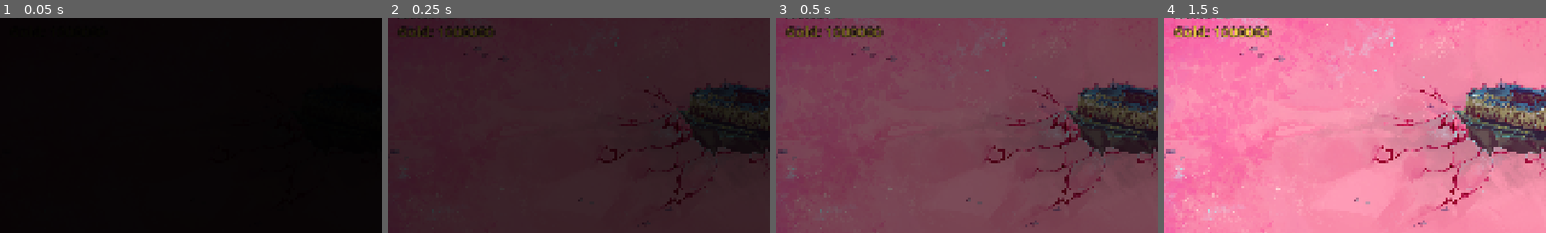
Above: before the commit, frames 1-4 (left to right).
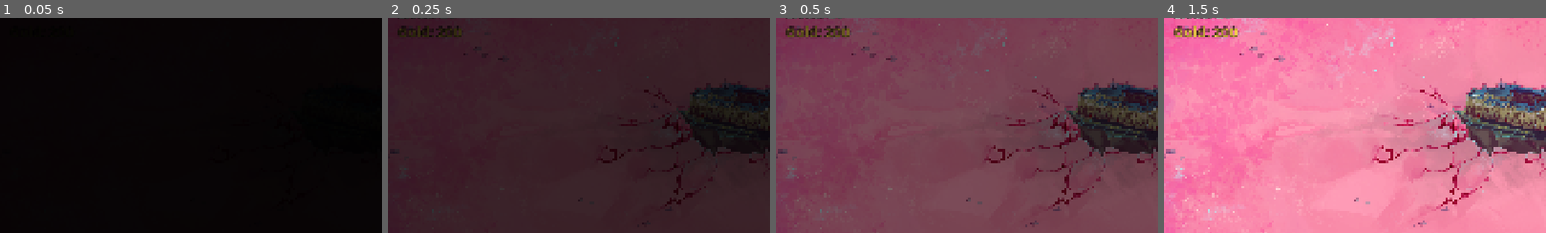
Above: after the commit, the same moments.

Repository: MaxMacDonald/world-changing-gj
Game: Godot game, scene res://scenes/levels/level1.tscn
Same seed, same stepped clock (60 frames per second), same inputs: the game is played once before the commit and once after it.
Inputs (mouse positions are % of the whole screen's width and height, from its top left):
- Up to frame 1 (0.05 s): no input
- Up to frame 2 (0.25 s): no input
- Up to frame 3 (0.5 s): no input
- Up to frame 4 (1.5 s): tap Enter (ui_accept) at 0.5, 0.77, 1.25 s; move the mouse to (72, 45) at 0.52 s; hold Shift 0.53-1.25 s; click (72, 45) at 0.67 s; drag from (30, 55) to (13, 97) at 1.27 s
The pictures show only the part of the screen within x 0-50%, y 5-55%; the shares and areas given below are measured in that part.

The runs differ from the first frame. In frame 2, 0.3% of the frame differs, in the area x 12-29%, y 3-9%; in frame 3, 0.4%; in frame 4, 0.5%.

Commit message:
Waves

Diff:
--- a/scenes/build/wallet.gd
+++ b/scenes/build/wallet.gd
@@ -3,7 +3,7 @@
 
 signal changed(amount: int)
 
-@export var starting_money := 1000000 # Should be 200 but set to 1 million for debugging since game is too hard right now
+@export var starting_money := 200 # Should be 200 but set to 1 million for debugging since game is too hard right now
 
 var money := 0
 
--- a/scenes/levels/level1.tscn
+++ b/scenes/levels/level1.tscn
@@ -46,6 +46,22 @@
 
 [node name="SpawnPoints" type="Node2D" parent="." unique_id=984475403]
 
+[node name="SpawnTopRight" type="Area2D" parent="SpawnPoints" unique_id=818378954]
+position = Vector2(1800, 250)
+script = ExtResource("5_spawnpt")
+
+[node name="CollisionShape2D" type="CollisionShape2D" parent="SpawnPoints/SpawnTopRight" unique_id=758686571]
+position = Vector2(-14, 28)
+shape = SubResource("RectangleShape2D_right")
+
+[node name="SpawnTopLeft" type="Area2D" parent="SpawnPoints" unique_id=1765345406]
+position = Vector2(100, 300)
+script = ExtResource("5_spawnpt")
+
+[node name="CollisionShape2D" type="CollisionShape2D" parent="SpawnPoints/SpawnTopLeft" unique_id=1665821634]
+position = Vector2(-14, 28)
+shape = SubResource("RectangleShape2D_right")
+
 [node name="SpawnLeft" type="Area2D" parent="SpawnPoints" unique_id=1475097196]
 position = Vector2(250, 1052)
 script = ExtResource("5_spawnpt")
@@ -58,6 +74,14 @@
 script = ExtResource("5_spawnpt")
 
 [node name="CollisionShape2D" type="CollisionShape2D" parent="SpawnPoints/SpawnRight" unique_id=739722200]
+shape = SubResource("RectangleShape2D_right")
+
+[node name="SpawnBottom" type="Area2D" parent="SpawnPoints" unique_id=130081655]
+position = Vector2(990, 1016)
+script = ExtResource("5_spawnpt")
+
+[node name="CollisionShape2D" type="CollisionShape2D" parent="SpawnPoints/SpawnBottom" unique_id=40352145]
+position = Vector2(-14, 28)
 shape = SubResource("RectangleShape2D_right")
 
 [node name="Homebase" parent="." unique_id=31041920 instance=ExtResource("4_bfxgj")]
--- a/scenes/levels/level_1_waves.gd
+++ b/scenes/levels/level_1_waves.gd
@@ -17,95 +17,106 @@
 	# Wave 1 - Just basic slimes
 	{
 		"spawns": [
-			{"enemy": "basic", "point": "SpawnLeft", "count": 5, "interval": 1.5},
+			{"enemy": "basic", "point": "SpawnLeft", "count": 10, "interval": 3.25}, # Needs to be way quicker
 		],
-		"time_after": 5.0,
+		"time_after": 10.0,
 	},
 	# Wave 2 - Slimes from two directions
 	{
 		"spawns": [
-			{"enemy": "basic", "point": "SpawnLeft", "count": 6, "interval": 1.0},
-			{"enemy": "basic", "point": "SpawnRight", "count": 4, "interval": 1.5, "delay": 3.0},
+			{"enemy": "basic", "point": "SpawnLeft", "count": 12, "interval": 3.0}, # Should be slightly quicker
+			{"enemy": "basic", "point": "SpawnRight", "count": 8, "interval": 3.25, "delay": 3.0}, # Way quicker
 		],
-		"time_after": 5.0,
+		"time_after": 10.0,
 	},
 	# Wave 3 - Introducing armoured slimes
 	{
 		"spawns": [
-			{"enemy": "armoured", "point": "SpawnLeft", "count": 6, "interval": 1.0},
-			{"enemy": "basic", "point": "SpawnRight", "count": 7, "interval": 0.6},
+			{"enemy": "armoured", "point": "SpawnLeft", "count": 12, "interval": 5.0}, # About right
+			{"enemy": "basic", "point": "SpawnRight", "count": 14, "interval": 3.0},
 		],
-		"time_after": 5.0,
+		"time_after": 10.0,
 	},
 	# Wave 4 - Introducing sword slimes
 	{
-		"spawns": [
-			{"enemy": "armoured", "point": "SpawnLeft", "count": 6, "interval": 1.0},
-			{"enemy": "basic", "point": "SpawnRight", "count": 7, "interval": 0.6},
-			{"enemy": "sword", "point": "SpawnRight", "count": 3, "interval": 1.4},
+		"spawns": [ # All about right
+			{"enemy": "armoured", "point": "SpawnLeft", "count": 12, "interval": 5.0},
+			{"enemy": "basic", "point": "SpawnRight", "count": 14, "interval": 3.0},
+			{"enemy": "basic", "point": "SpawnBottom", "count": 10, "interval": 5.0},
+			{"enemy": "sword", "point": "SpawnRight", "count": 6, "interval": 7.0},
 		],
-		"time_after": 5.0,
+		"time_after": 10.0,
 	},
 	# Wave 5 - More sword slimes
 	{
 		"spawns": [
-			{"enemy": "armoured", "point": "SpawnLeft", "count": 12, "interval": 0.5},
-			{"enemy": "basic", "point": "SpawnRight", "count": 5, "interval": 0.6},
-			{"enemy": "sword", "point": "SpawnRight", "count": 5, "interval": 0.6},
+			{"enemy": "armoured", "point": "SpawnLeft", "count": 24, "interval": 2.5}, # About right
+			{"enemy": "basic", "point": "SpawnRight", "count": 10, "interval": 1.5}, # Should be faster
+			{"enemy": "sword", "point": "SpawnRight", "count": 10, "interval": 1.5}, # Should be faster
+			{"enemy": "sword", "point": "SpawnTopRight", "count": 2, "interval": 1.5}, # Should be faster
+			{"enemy": "basic", "point": "SpawnBottom", "count": 10, "interval": 5.0},
 		],
-		"time_after": 5.0,
+		"time_after": 10.0,
 	},
 	# Wave 6 - First Big Slime
 	{
 		"spawns": [
-			{"enemy": "armoured", "point": "SpawnLeft", "count": 5, "interval": 1.0},
-			{"enemy": "big_slime", "point": "SpawnLeft", "count": 1, "interval": 1.0},
-			{"enemy": "basic", "point": "SpawnRight", "count": 5, "interval": 0.6},
-			{"enemy": "sword", "point": "SpawnRight", "count": 3, "interval": 1.4},
+			{"enemy": "armoured", "point": "SpawnLeft", "count": 10, "interval": 5.0},
+			{"enemy": "big_slime", "point": "SpawnLeft", "count": 2, "interval": 5.0},
+			{"enemy": "basic", "point": "SpawnRight", "count": 10, "interval": 3.0},
+			{"enemy": "sword", "point": "SpawnRight", "count": 6, "interval": 7.0},
+			{"enemy": "basic", "point": "SpawnBottom", "count": 10, "interval": 5.0},
+			{"enemy": "basic", "point": "SpawnTopRight", "count": 10, "interval": 5.0},
 		],
-		"time_after": 5.0,
+		"time_after": 10.0,
 	},
 	# Wave 7 - More Big Slimes
 	{
 		"spawns": [
-			{"enemy": "armoured", "point": "SpawnLeft", "count": 5, "interval": 1.0},
-			{"enemy": "big_slime", "point": "SpawnLeft", "count": 2, "interval": 1.0},
-			{"enemy": "basic", "point": "SpawnRight", "count": 5, "interval": 0.6},
-			{"enemy": "sword", "point": "SpawnRight", "count": 3, "interval": 1.4},
-			{"enemy": "big_slime", "point": "SpawnRight", "count": 1, "interval": 1.0},
+			{"enemy": "armoured", "point": "SpawnLeft", "count": 10, "interval": 5.0},
+			{"enemy": "big_slime", "point": "SpawnLeft", "count": 4, "interval": 5.0},
+			{"enemy": "basic", "point": "SpawnRight", "count": 10, "interval": 3.0},
+			{"enemy": "sword", "point": "SpawnRight", "count": 6, "interval": 7.0},
+			{"enemy": "big_slime", "point": "SpawnRight", "count": 2, "interval": 5.0},
+			{"enemy": "basic", "point": "SpawnBottom", "count": 10, "interval": 3.0},
+			{"enemy": "basic", "point": ["SpawnTopRight","SpawnTopLeft"], "count": 10, "interval": 5.0},
 		],
-		"time_after": 5.0,
+		"time_after": 10.0,
 	},
 	# Wave 8 - Longer Wave, more swords
 	{
-		"spawns": [
-			{"enemy": "armoured", "point": "SpawnLeft", "count": 10, "interval": 1.0},
-			{"enemy": "big_slime", "point": "SpawnLeft", "count": 4, "interval": 1.0},
-			{"enemy": "basic", "point": "SpawnLeft", "count": 10, "interval": 0.3},
-			{"enemy": "basic", "point": "SpawnRight", "count": 10, "interval": 0.6},
-			{"enemy": "sword", "point": "SpawnRight", "count": 12, "interval": 1.4},
-			{"enemy": "big_slime", "point": "SpawnRight", "count": 2, "interval": 1.0},
+		"spawns": [ # Lasts too long - specifically swords
+			{"enemy": "armoured", "point": "SpawnLeft", "count": 20, "interval": 5.0},
+			{"enemy": "big_slime", "point": ["SpawnLeft","SpawnTopLeft"], "count": 8, "interval": 5.0},
+			{"enemy": "basic", "point": "SpawnLeft", "count": 20, "interval": 1.5},
+			{"enemy": "basic", "point": "SpawnRight", "count": 20, "interval": 3.0},
+			{"enemy": "sword", "point": ["SpawnRight","SpawnTopRight"], "count": 24, "interval": 5.0},
+			{"enemy": "big_slime", "point": "SpawnRight", "count": 4, "interval": 5.0},
+			{"enemy": "basic", "point": "SpawnBottom", "count": 10, "interval": 3.0},
+			{"enemy": "basic", "point": ["SpawnTopRight","SpawnTopLeft"], "count": 10, "interval": 5.0},
 		],
-		"time_after": 5.0,
+		"time_after": 10.0,
 	},
 	# Wave 9 - Faster Wave, more big slimes
 	{
 		"spawns": [
-			{"enemy": "armoured", "point": "SpawnLeft", "count": 20, "interval": 0.5},
-			{"enemy": "big_slime", "point": "SpawnLeft", "count": 16, "interval": 0.5},
-			{"enemy": "basic", "point": "SpawnLeft", "count": 20, "interval": 0.15},
-			{"enemy": "basic", "point": "SpawnRight", "count": 20, "interval": 0.3},
-			{"enemy": "sword", "point": "SpawnRight", "count": 24, "interval": 0.7},
-			{"enemy": "big_slime", "point": "SpawnRight", "count": 8, "interval": 0.5},
+			{"enemy": "armoured", "point": "SpawnLeft", "count": 40, "interval": 2.5},
+			{"enemy": "big_slime", "point": "SpawnLeft", "count": 32, "interval": 2.5},
+			{"enemy": "basic", "point": "SpawnLeft", "count": 40, "interval": 0.75},
+			{"enemy": "basic", "point": "SpawnRight", "count": 40, "interval": 1.5},
+			{"enemy": "sword", "point": "SpawnRight", "count": 48, "interval": 2.5},
+			{"enemy": "big_slime", "point": "SpawnRight", "count": 16, "interval": 2.5},
+			{"enemy": "basic", "point": "SpawnBottom", "count": 10, "interval": 0.75},
+			{"enemy": "basic", "point": ["SpawnTopRight","SpawnTopLeft"], "count": 10, "interval": 2.5},
 		],
-		"time_after": 5.0,
+		"time_after": 30.0,
 	},
 	# Wave 10 - Boss Wave
 	{
 		"spawns": [
-			{"enemy": "big_slime", "point": ["SpawnLeft","SpawnRight"], "count": 50, "interval": 0.5},
-			{"enemy": "sword", "point": ["SpawnLeft","SpawnRight"], "count": 100, "interval": 0.25},
-			{"enemy": "armoured", "point": ["SpawnLeft","SpawnRight"], "count": 100, "interval": 0.25},
+			{"enemy": "big_slime", "point": ["SpawnLeft","SpawnRight","SpawnBottom","SpawnTopLeft","SpawnTopRight"], "count": 50, "interval": 2.5},
+			{"enemy": "sword", "point": ["SpawnLeft","SpawnRight","SpawnBottom","SpawnTopLeft","SpawnTopRight"], "count": 100, "interval": 1.25},
+			{"enemy": "armoured", "point": ["SpawnLeft","SpawnRight","SpawnBottom","SpawnTopLeft","SpawnTopRight"], "count": 100, "interval": 0.5},
 		],
 		"wait_for_clear": true,
 	},
Not shown, added: cliff.png.import
Not shown, added: hill-hole.png.import
Not shown: 2 places in scenes/levels/level1.tscn that only renumber resources
